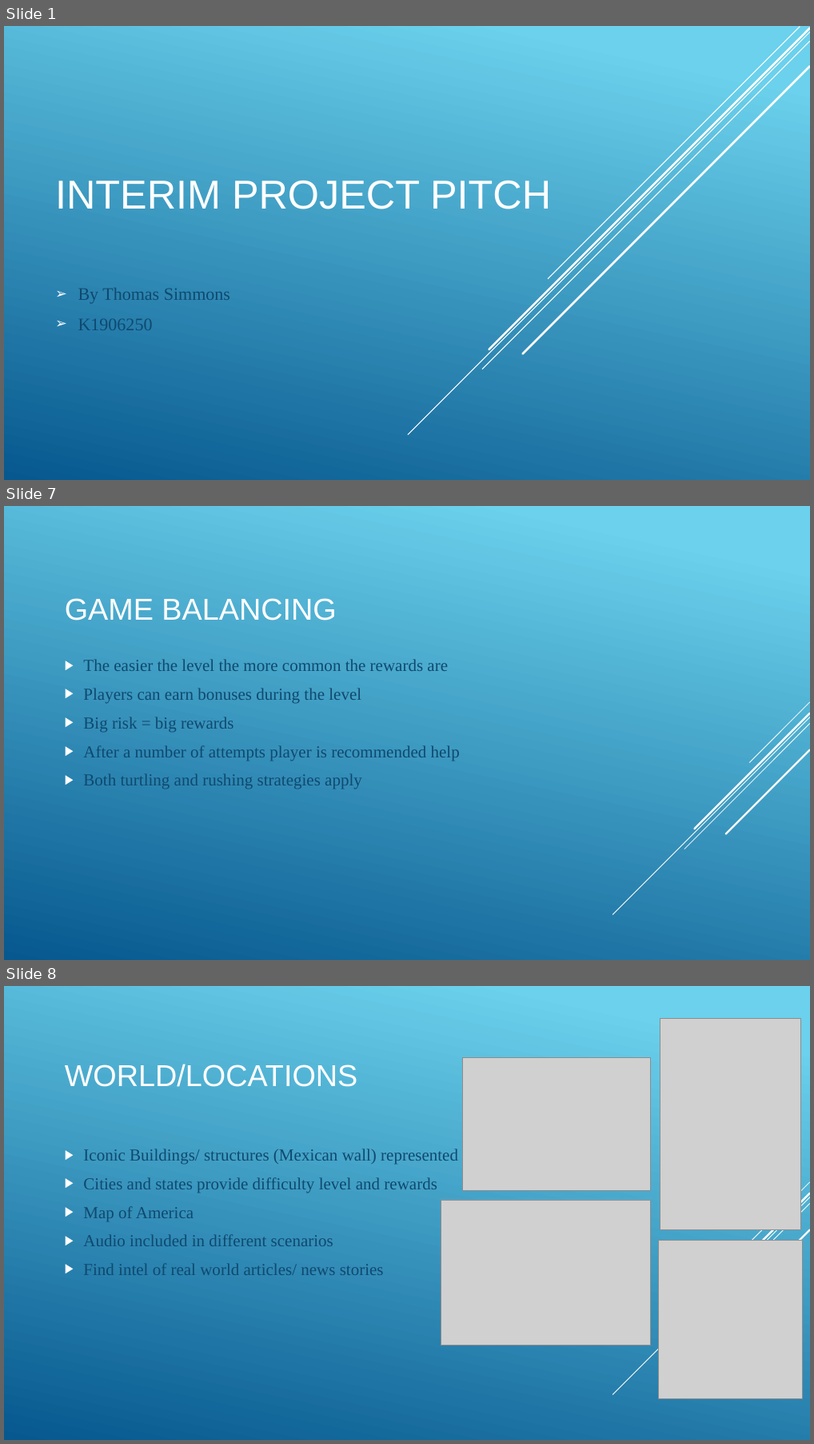
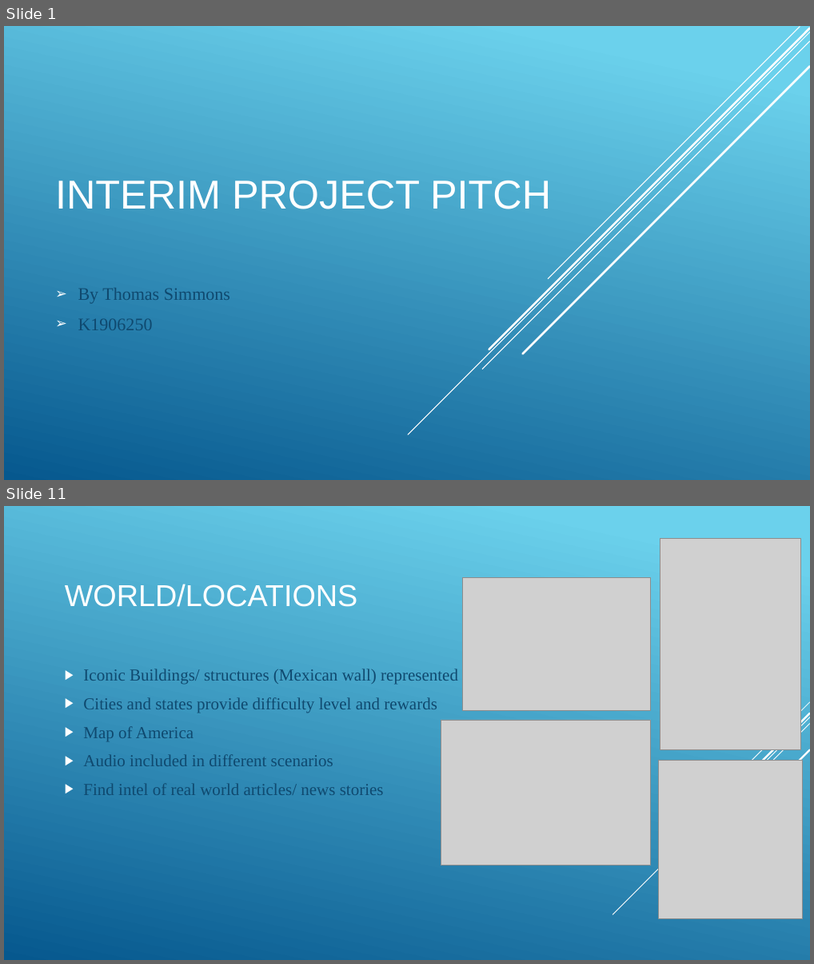
Before and after one commit to ThomasWSimmons/Masters_Uni, a slide deck: Game Design (Dissertation)/Interum Project Presentation/Final Interim Project Pitch (America Down Under).pptx. Shown one above the other, each under a label of ours: slides 1, 7 and 8 before the commit, slides 1 and 11 after it; the slides between them are not shown. The pictures are 814x1444 and 814x964 pixels, drawn with LibreOffice and Linux fonts; fonts in the diff are those of the drawing; grey boxes stand for pictures. Boxes give left, top, right and bottom in pixels: in the first picture for what was removed or moved away, otherwise in the second. Text is boxed around its words. In the diff, an @@ line names an element or a change of style, - is before the commit and + after.

```diff
--- a/Game Design (Dissertation)/Interum Project Presentation/Final Interim Project Pitch (America Down Under).pptx
+++ b/Game Design (Dissertation)/Interum Project Presentation/Final Interim Project Pitch (America Down Under).pptx
@@ slide 7 removed at (x1=4, y1=506, x2=810, y2=960), background gradient #6ED2EB to #06588E; not listed: 5 template elements that a slide beside it also shows @@
@@ title removed at (x1=65, y1=598, x2=336, y2=620) @@
-GAME BALANCING
@@ text removed at (x1=83, y1=659, x2=460, y2=788) @@
-▶ The easier the level the more common the rewards are
-▶ Players can earn bonuses during the level
-▶ Big risk = big rewards
-▶ After a number of attempts player is recommended help
-▶ Both turtling and rushing strategies apply
@@ what was slide 8 is now slide 11 @@
```
Also in this commit, not shown: 5 slides changed, 5 slides added, 1 other slide removed, 52 other files.
